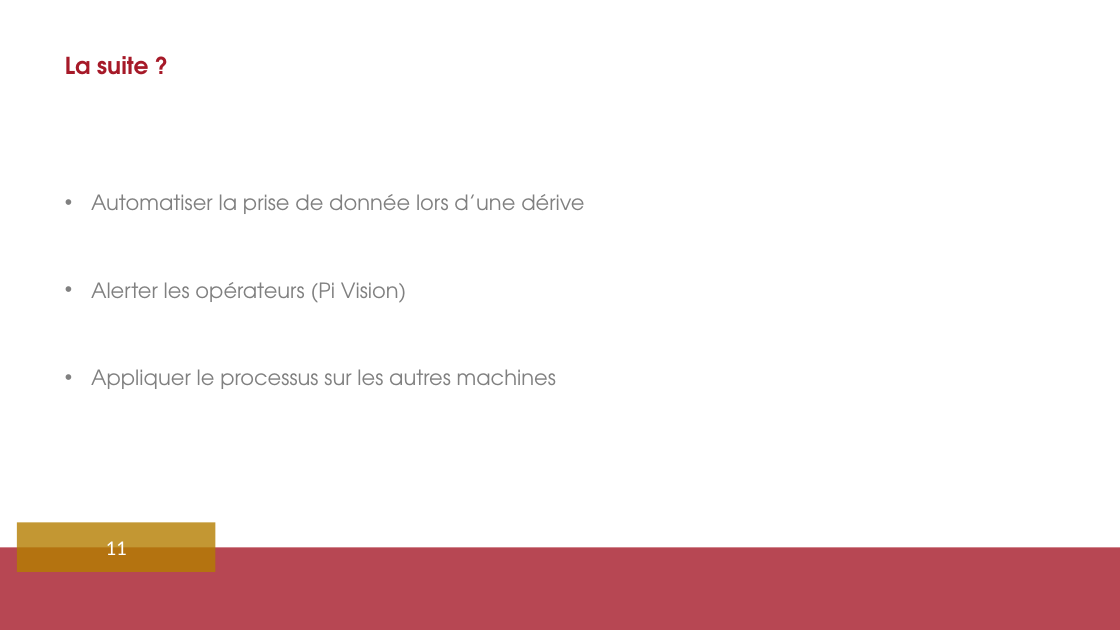
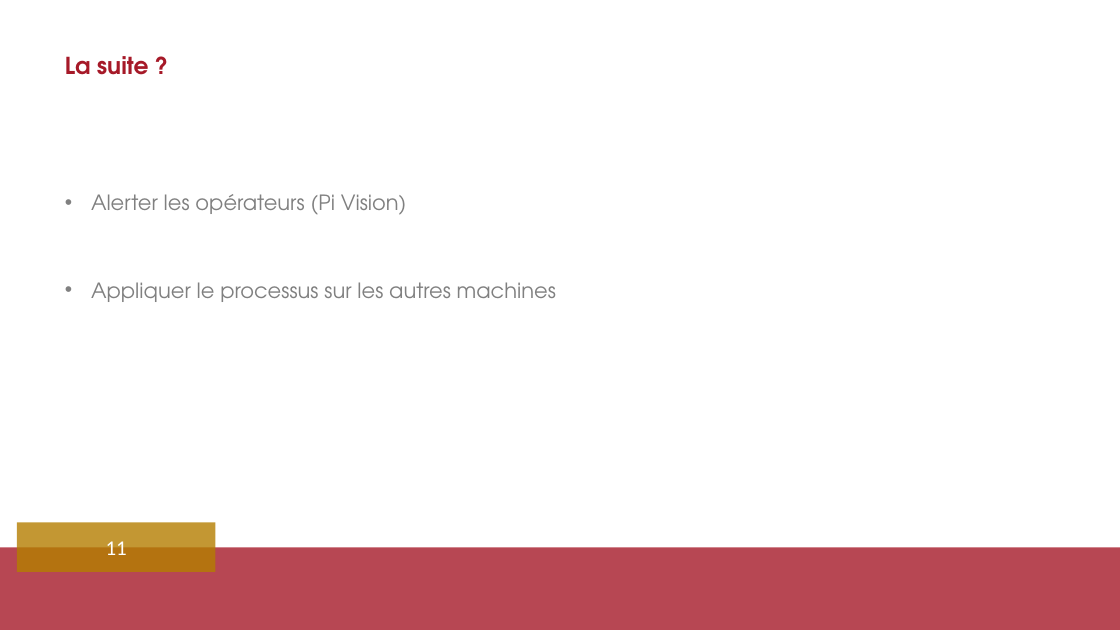
Before and after one commit to alfux/multilayer-perceptron, a slide deck: slide 11 of others/20250114_GPS_NRJ.pptx. Drawn at 1120x630 pixels with LibreOffice and Linux fonts; fonts in the diff are those of the drawing; background and template pictures are left out. Boxes give left, top, right and bottom in pixels: in the first picture for what was removed or moved away, otherwise in the second. Text is boxed around its words. In the diff, an @@ line names an element or a change of style, - is before the commit and + after.

```diff
--- a/others/20250114_GPS_NRJ.pptx
+++ b/others/20250114_GPS_NRJ.pptx
@@ text at <box>91,194,584,214</box>: paragraph removed @@
-• Automatiser la prise de donnée lors d’une dérive
```
Also in this commit, not shown: 5 other slides changed, 9 other files.
